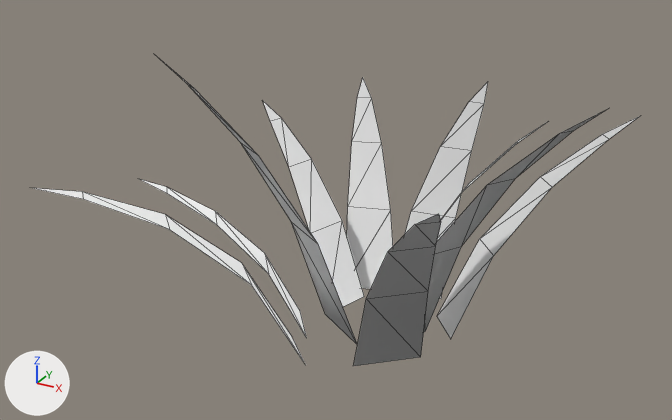
An edit to the glTF model assets/models/grass/grass_iso_edge.gltf, drawn before and after from the same camera.
The view is the same before and after, from a 50 mm camera at (0.318, -0.652, 0.43) aimed at (-0.019, -0.04, 0.124). The axes (+X, +Y, +Z) are drawn at lower left. The lights are the same throughout. The older version comes first. Mesh edges are drawn as thin lines. Vertices at exactly the same position are counted once.

The first picture shows 'grass_iso_edge'.
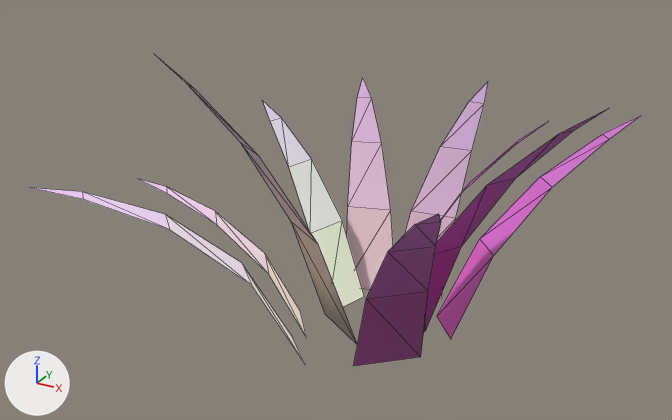
Commit message: feat: borda no tufo iso e raminho branco 3D com shaded

Changed parts and their boxes (x1, y1, x2, y2) in the pictures (672 x 420 px):
part 1 of me_grass_iso_edge, recoloured (white to pink): (354, 82, 640, 366) in both
part 2 of me_grass_iso_edge, recoloured: (34, 78, 393, 289) in both
part 3 of me_grass_iso_edge, recoloured: (166, 104, 364, 360) in both

The change in detail:
me_grass_iso_edge has 90 vertices, 70 faces and spans x -0.179..0.192, y -0.248..0.201, z 0.0..0.258.
me_grass_iso_edge is used by ob_grass_iso_edge; location (0.0, 0.0, 0.0).
me_grass_iso_edge part 1: 35 faces centred in x 0.0..0.173, y -0.158..0.185, z 0.024..0.23 are repainted in the vertex colours; the middle colour goes from white #f2f2f2 to pink #f278e6.
me_grass_iso_edge part 2: 20 faces centred in x -0.165..-0.034, y -0.227..0.165, z 0.024..0.24 are repainted in the vertex colours; the middle colour goes from white #f5f5f5 to pale pink #f5d7ed.
me_grass_iso_edge part 3: 15 faces centred in x -0.151..-0.031, y -0.151..0.071, z 0.02..0.155 are repainted in the vertex colours; the middle colour goes from white #f1f1f1 to white #f1e9de.
